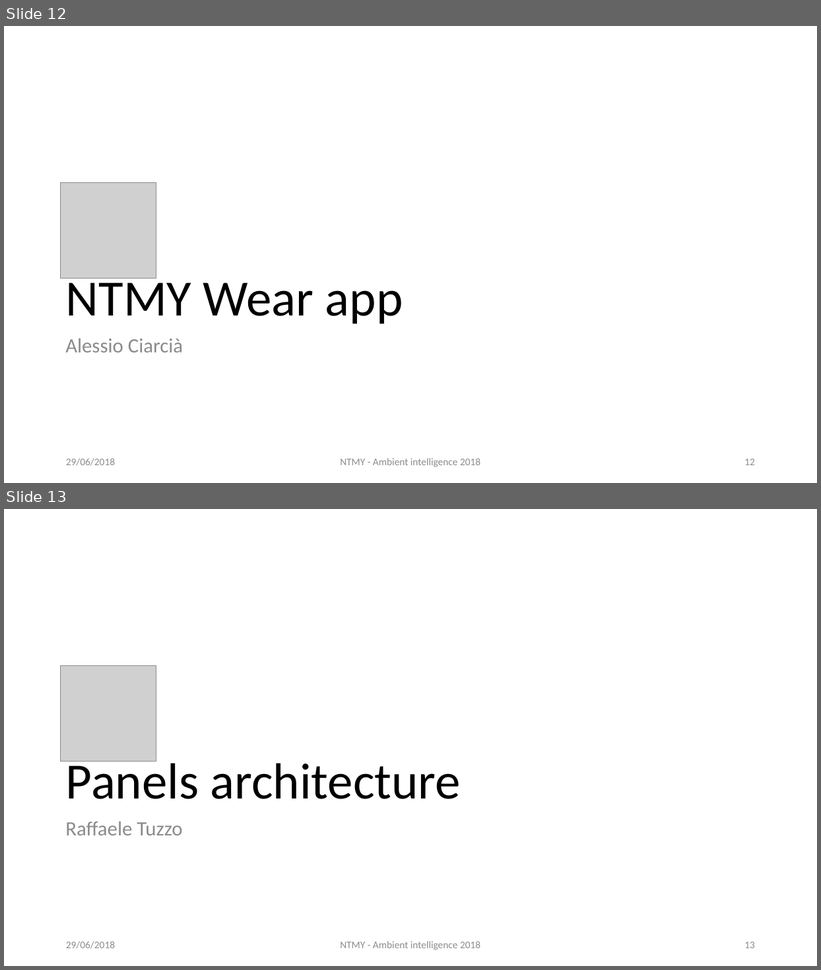
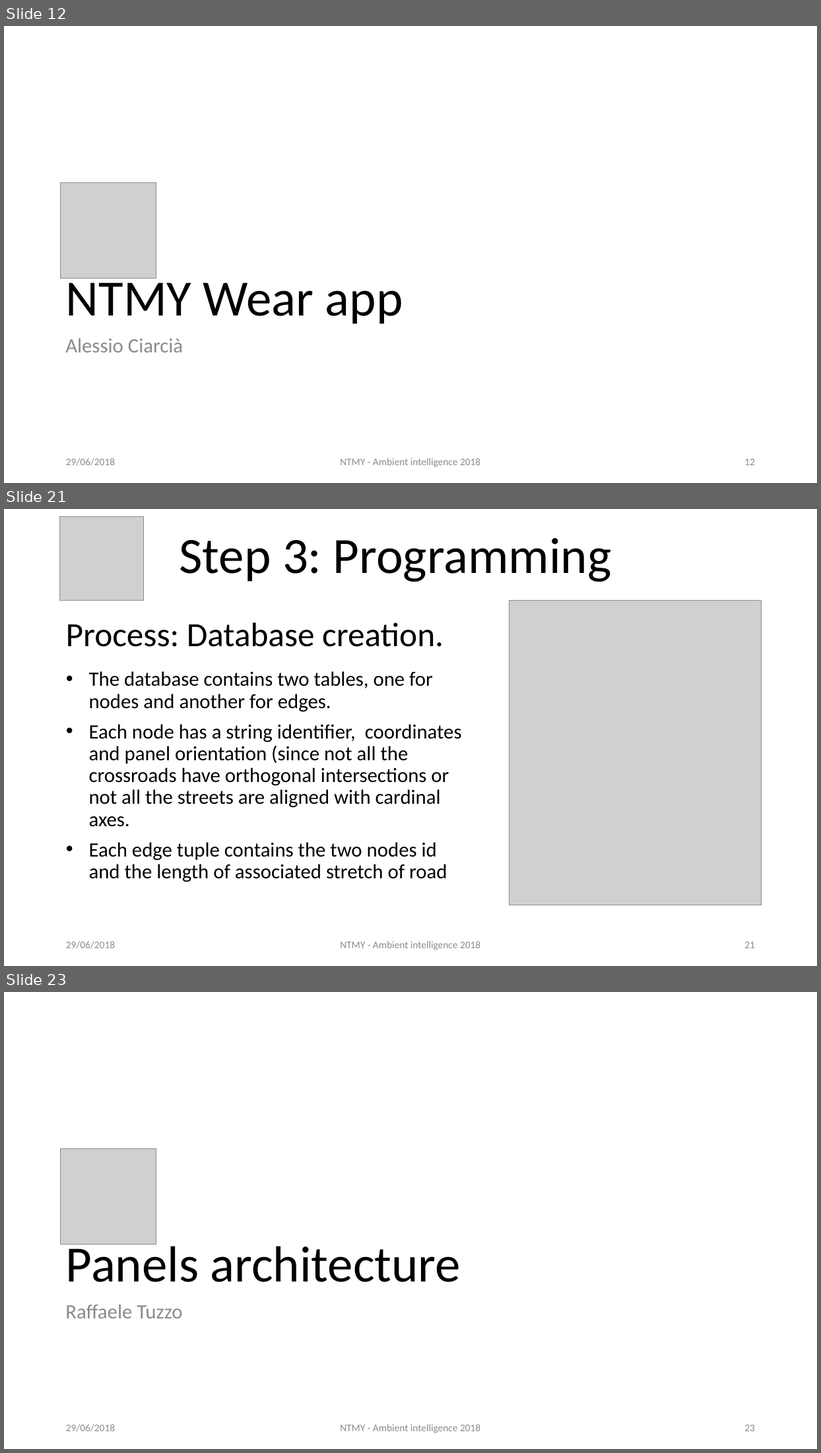
Before and after one commit to AmI-2018/NTMY-code, a slide deck: NTMY.pptx. Shown one above the other, each under a label of ours: slides 12 and 13 before the commit, slides 12, 21 and 23 after it; the slides between them are not shown. The pictures are 821x970 and 821x1453 pixels, drawn with LibreOffice and Linux fonts; fonts in the diff are those of the drawing; grey boxes stand for pictures. Boxes give left, top, right and bottom in pixels: in the first picture for what was removed or moved away, otherwise in the second. Text is boxed around its words. In the diff, an @@ line names an element or a change of style, - is before the commit and + after.

```diff
--- a/NTMY.pptx
+++ b/NTMY.pptx
@@ slide 21 added at (4, 509, 817, 966), background #FFFFFF @@
@@ picture added at (60, 517, 145, 601) @@
@@ title added at (180, 538, 611, 582), 60 pt, text #000000 @@
+Step 3: Programming
@@ picture added at (510, 601, 762, 905) @@
@@ text added at (66, 623, 444, 647), 40 pt, text #000000 @@
+Process: Database creation.
@@ text added at (89, 671, 462, 883), 24 pt, text #000000 @@
+• The database contains two tables, one for nodes and another for edges.
+• Each node has a string identifier, coordinates and panel orientation (since not all the crossroads have orthogonal intersections or not all the streets are aligned with cardinal axes.
+• Each edge tuple contains the two nodes id and the length of associated stretch of road
@@ text added at (66, 941, 115, 949), 12 pt, text #8C8C8C @@
+29/06/2018
@@ text added at (340, 941, 481, 951), 12 pt, text #8C8C8C @@
+NTMY - Ambient intelligence 2018
@@ page number added at (745, 942, 755, 949), 12 pt, text #8C8C8C @@
+21
@@ what was slide 13 is now slide 23 @@
@@ page number at (745, 1425, 755, 1432): text changed @@
-13
+23
```
Also in this commit, not shown: 9 other slides added, 1 other file.
